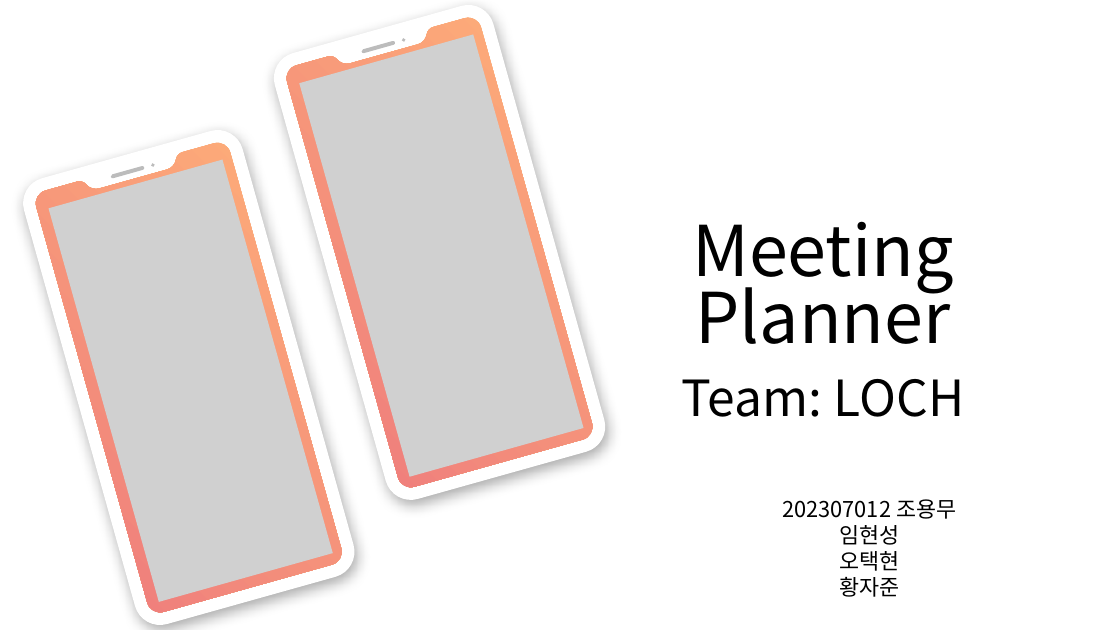
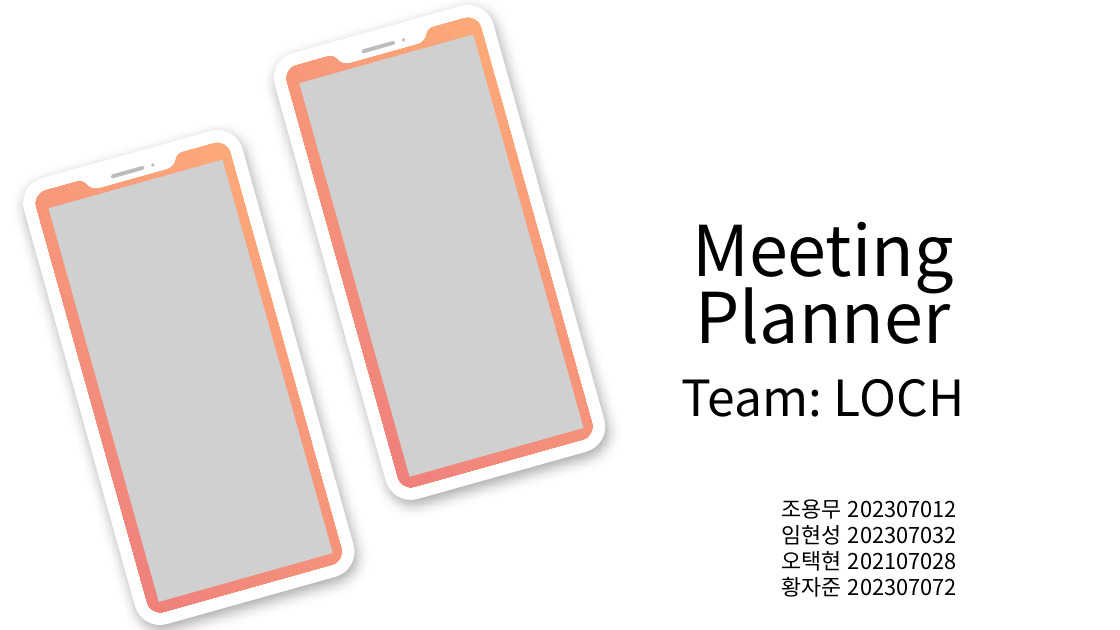
Before and after one commit to choyongmoo/AndroidProjects, a slide deck: slide 1 of Team_LOCH.pptx. Drawn at 1120x630 pixels with LibreOffice and Linux fonts; fonts in the diff are those of the drawing; grey boxes stand for pictures. Boxes give left, top, right and bottom in pixels: in the first picture for what was removed or moved away, otherwise in the second. Text is boxed around its words. In the diff, an @@ line names an element or a change of style, - is before the commit and + after.

```diff
--- a/Team_LOCH.pptx
+++ b/Team_LOCH.pptx
@@ text at <box>782,499,957,597</box>: text changed @@
-202307012 조용무
-임현성
-오택현
-황자준
+조용무 202307012
+임현성 202307032
+오택현 202107028
+황자준 202307072
```
